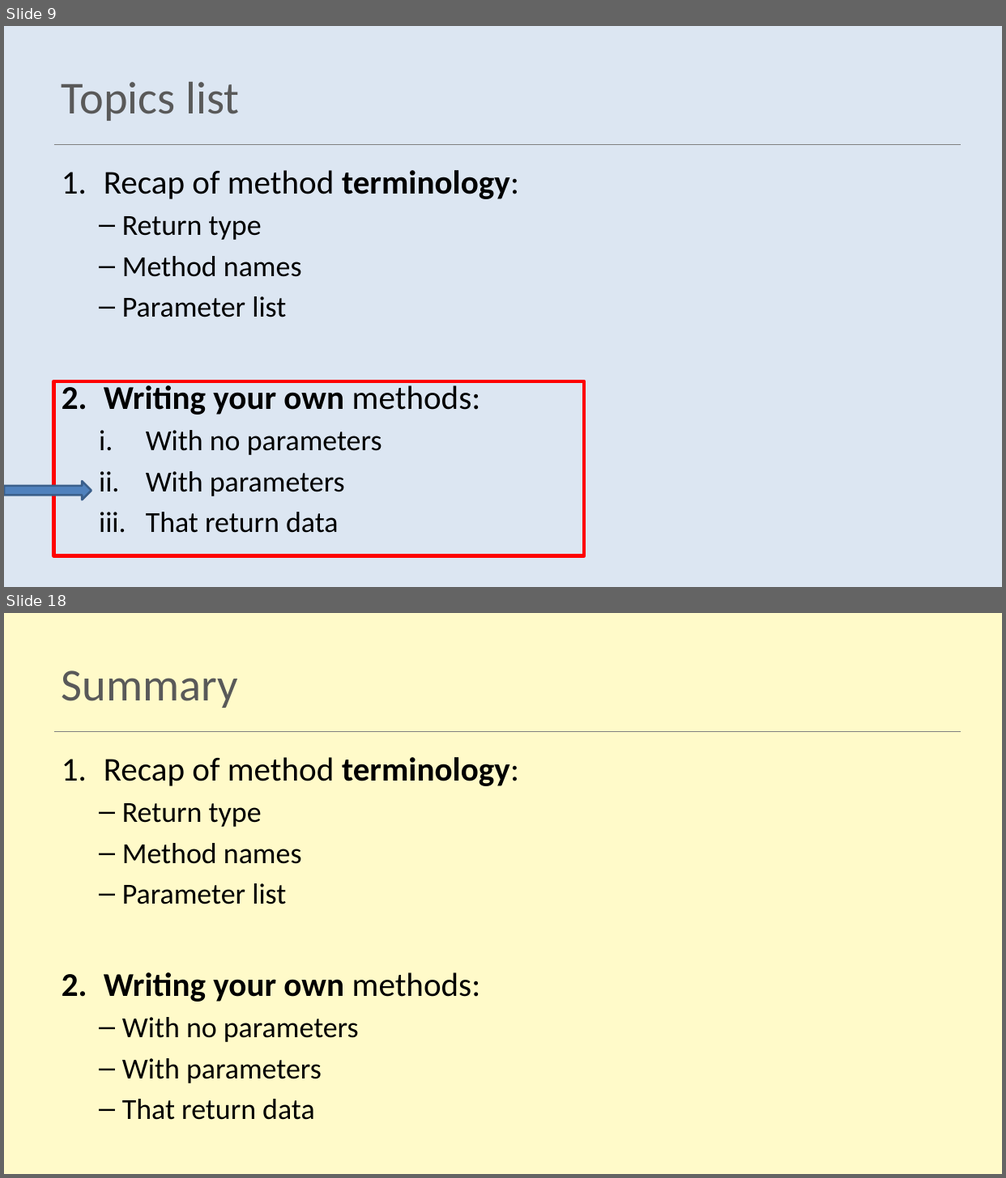
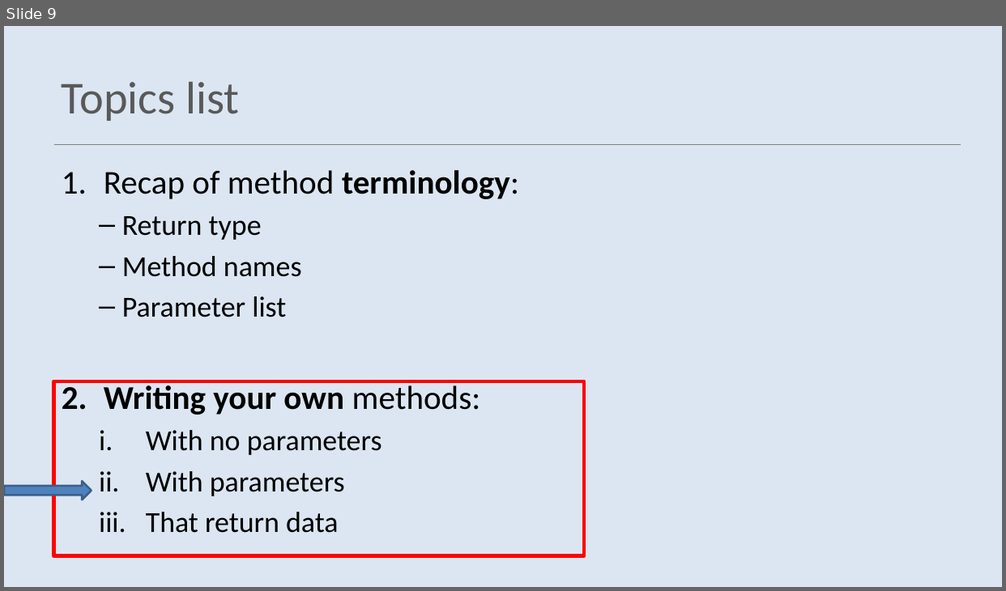
Before and after one commit to Programming-Fundamentals-SETU/prog-fund-1-sept-25, a slide deck: topic07-methods/unit-1/talk-2-bespoke-methods/bespoke-methods.pptx. Shown one above the other, each under a label of ours: slides 9 and 18 before the commit, slide 9 after it; the slides between them are not shown. The pictures are 1006x1178 and 1006x591 pixels, drawn with LibreOffice and Linux fonts; fonts in the diff are those of the drawing. Boxes give left, top, right and bottom in pixels: in the first picture for what was removed or moved away, otherwise in the second. Text is boxed around its words. In the diff, an @@ line names an element or a change of style, - is before the commit and + after.

Commit message:
more on methods

```diff
--- a/topic07-methods/unit-1/talk-2-bespoke-methods/bespoke-methods.pptx
+++ b/topic07-methods/unit-1/talk-2-bespoke-methods/bespoke-methods.pptx
@@ slide 18 removed at [4,613,1002,1174], background #FFFAC9; not listed: 1 template element that a slide beside it also shows @@
@@ title removed at [62,671,238,708] @@
-Summary
@@ text removed at [104,757,519,1120] @@
-1. Recap of method terminology:
-  – Return type
-  – Method names
-  – Parameter list
-2. Writing your own methods:
-  – With no parameters
-  – With parameters
-  – That return data
```
Also in this commit, not shown: 15 slides changed, 16 other files.
